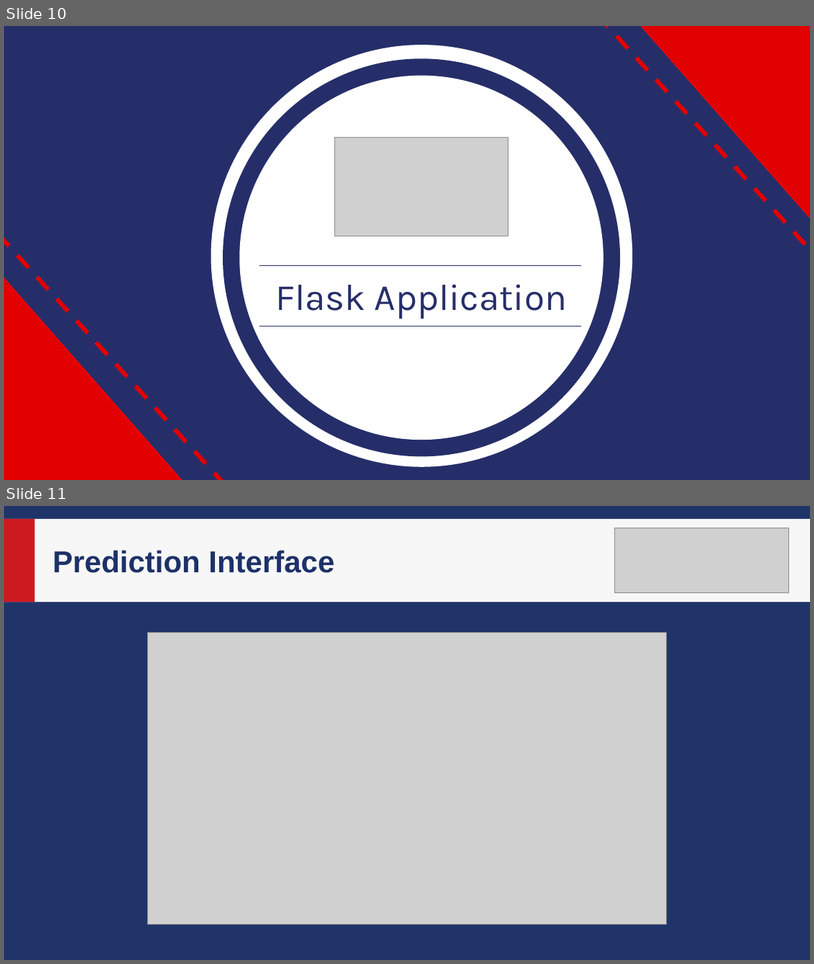
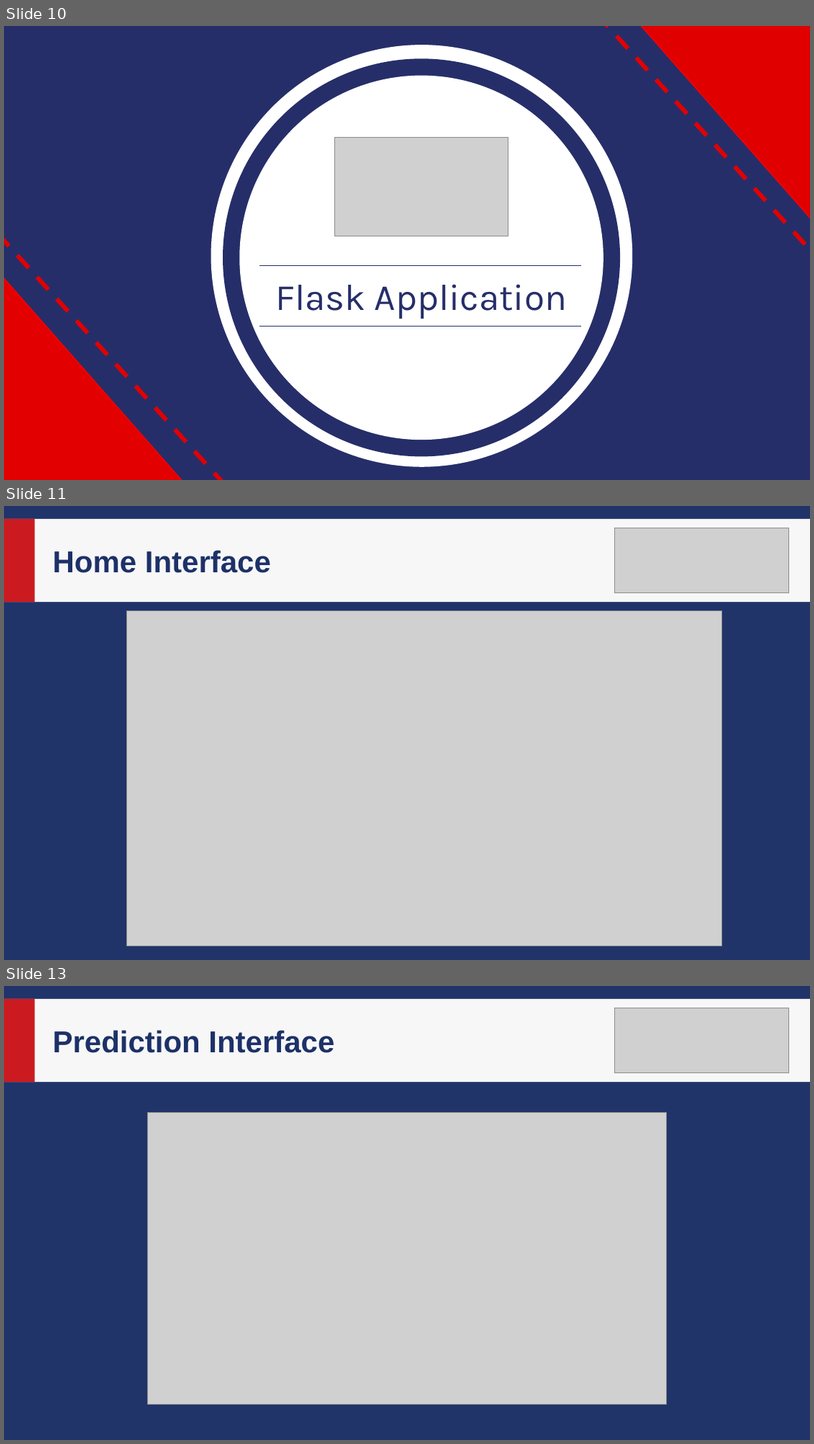
Before and after one commit to bagjasatia/Final_Project_SBA_Loan_Approval, a slide deck: SBA_Loan_Precentation.pptx. Shown one above the other, each under a label of ours: slides 10 and 11 before the commit, slides 10, 11 and 13 after it; the slides between them are not shown. The pictures are 814x964 and 814x1444 pixels, drawn with LibreOffice and Linux fonts; fonts in the diff are those of the drawing; grey boxes stand for pictures. Boxes give left, top, right and bottom in pixels: in the first picture for what was removed or moved away, otherwise in the second. Text is boxed around its words. In the diff, an @@ line names an element or a change of style, - is before the commit and + after.

```diff
--- a/SBA_Loan_Precentation.pptx
+++ b/SBA_Loan_Precentation.pptx
@@ slide 11 added at <box>4,506,810,960</box>, background #20346A @@
@@ rectangle added at <box>4,519,810,602</box>, fill #F7F7F7 @@
@@ rectangle added at <box>4,519,35,602</box>, fill #CC1A21 @@
@@ picture added at <box>615,528,790,593</box> @@
@@ text added at <box>53,550,271,573</box>, 36 pt, text #1D3168, bold @@
+Home Interface
@@ picture added at <box>127,610,722,945</box> @@
@@ what was slide 11 is now slide 13 @@
```
Also in this commit, not shown: 3 slides changed, 3 other slides added, 9 other files.
